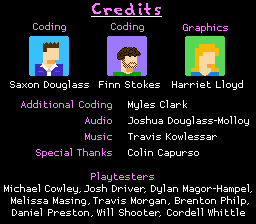
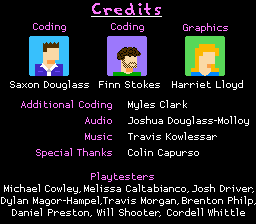
Layers edited between the first and the second w=256, h=224 image:
painted on "Layer" over box(1, 184, 256, 217)
